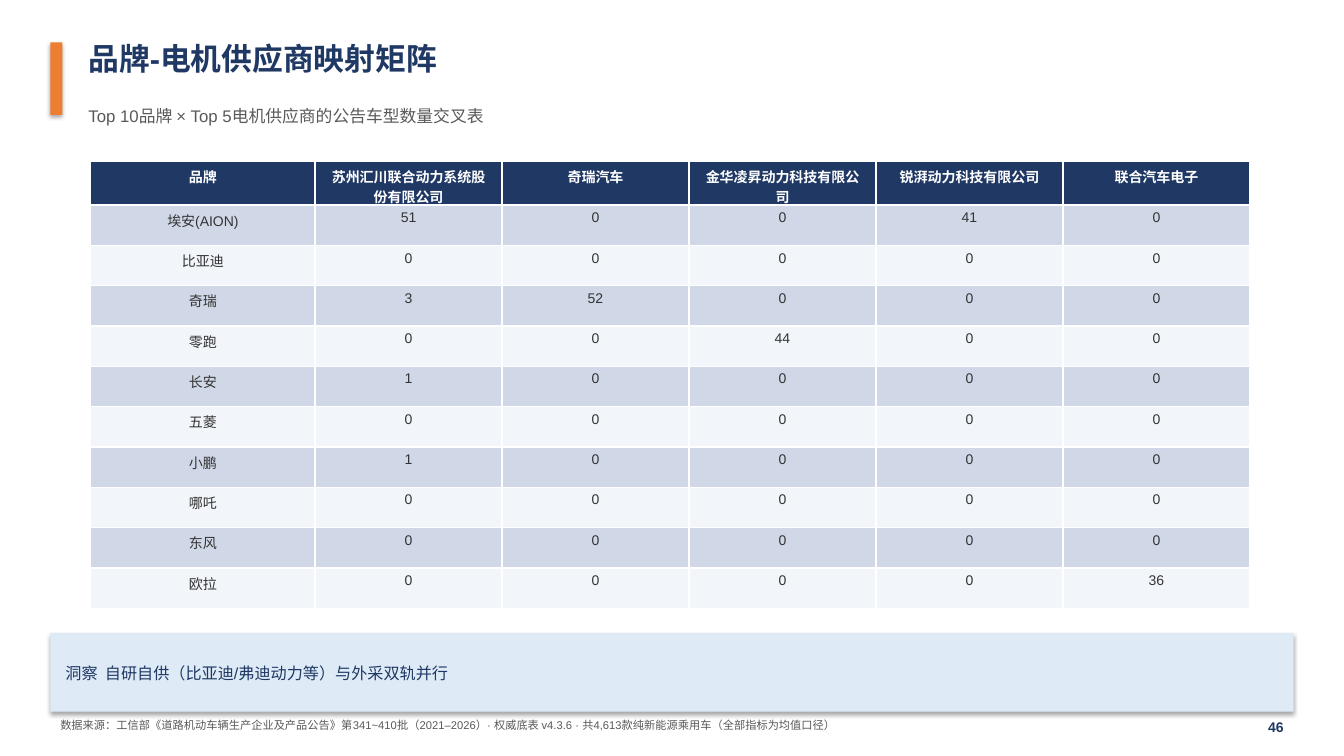
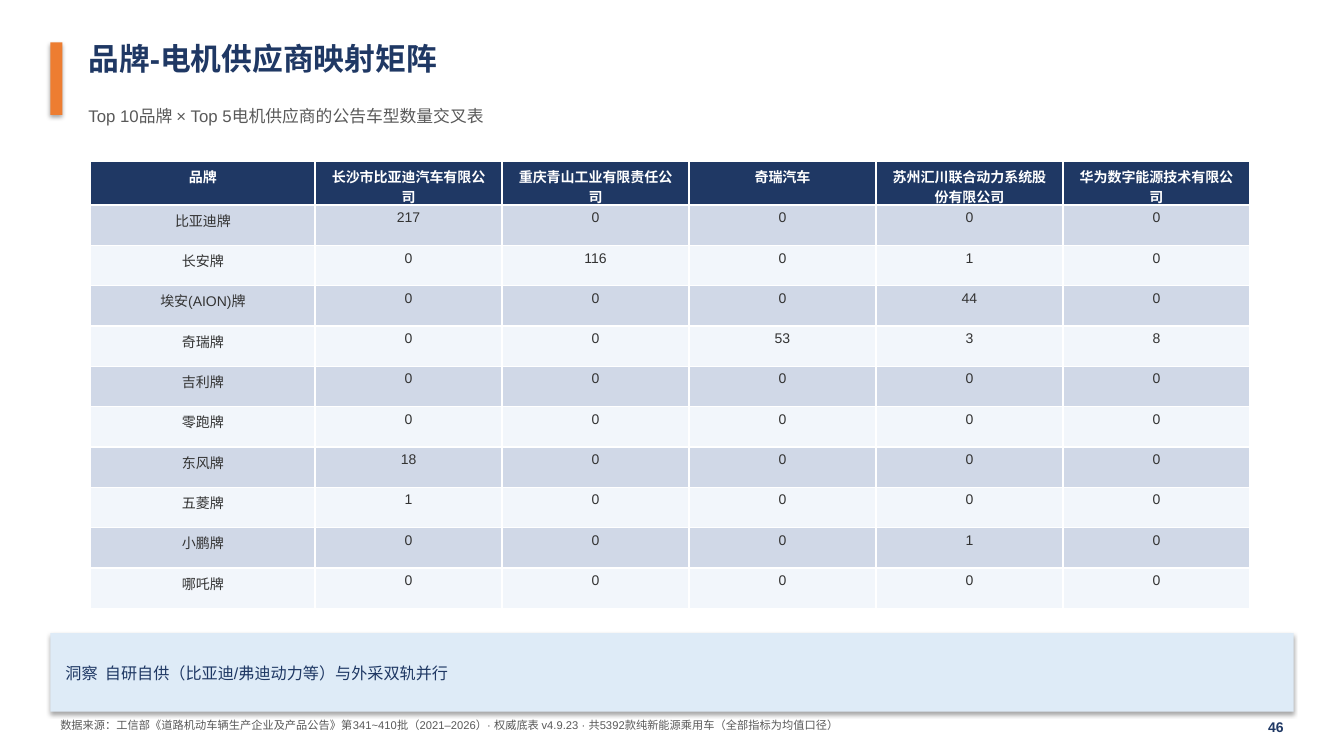
Before and after one commit to coolcat0125/TA-Analysis, a slide deck: slide 47 of NEV公告车型行业分析_演示文稿.pptx. Drawn at 1344x756 pixels with LibreOffice and Linux fonts; fonts in the diff are those of the drawing. Boxes give left, top, right and bottom in pixels: in the first picture for what was removed or moved away, otherwise in the second. Text is boxed around its words. In the diff, an @@ line names an element or a change of style, - is before the commit and + after.

Commit message:
deliverables: v4.9.25 演示文稿数据刷新(67页41图表replace_data+16表格重写+洞察条页内映射容差替换,版式零重建,PowerPoint COM实开+字体零违规+导出目检三验),刷新器build_pptx_refresh_v4924.py可复跑

```diff
--- a/NEV公告车型行业分析_演示文稿.pptx
+++ b/NEV公告车型行业分析_演示文稿.pptx
@@ table at <box>91,161,1248,605</box> @@
-row 1: 品牌 | 苏州汇川联合动力系统股份有限公司 | 奇瑞汽车 | 金华凌昇动力科技有限公司 | 锐湃动力科技有限公司 | 联合汽车电子
+row 1: 品牌 | 长沙市比亚迪汽车有限公司 | 重庆青山工业有限责任公司 | 奇瑞汽车 | 苏州汇川联合动力系统股份有限公司 | 华为数字能源技术有限公司
-row 2: 埃安(AION) | 51 | 0 | 0 | 41 | 0
+row 2: 比亚迪牌 | 217 | 0 | 0 | 0 | 0
-row 3: 比亚迪 | 0 | 0 | 0 | 0 | 0
+row 3: 长安牌 | 0 | 116 | 0 | 1 | 0
-row 4: 奇瑞 | 3 | 52 | 0 | 0 | 0
+row 4: 埃安(AION)牌 | 0 | 0 | 0 | 44 | 0
-row 5: 零跑 | 0 | 0 | 44 | 0 | 0
+row 5: 奇瑞牌 | 0 | 0 | 53 | 3 | 8
-row 6, column 1: 长安
+row 6, column 1: 吉利牌
-row 6, column 2: 1
+row 6, column 2: 0
-row 7, column 1: 五菱
+row 7, column 1: 零跑牌
-row 8, column 1: 小鹏
+row 8, column 1: 东风牌
-row 8, column 2: 1
+row 8, column 2: 18
-row 9, column 1: 哪吒
+row 9, column 1: 五菱牌
-row 9, column 2: 0
+row 9, column 2: 1
-row 10, column 1: 东风
+row 10, column 1: 小鹏牌
-row 10, column 5: 0
+row 10, column 5: 1
-row 11, column 1: 欧拉
+row 11, column 1: 哪吒牌
-row 11, column 6: 36
+row 11, column 6: 0
@@ text at <box>60,719,839,730</box>: text changed @@
-数据来源：工信部《道路机动车辆生产企业及产品公告》第341~410批（2021–2026）· 权威底表 v4.3.6 · 共4,613款纯新能源乘用车（全部指标为均值口径）
+数据来源：工信部《道路机动车辆生产企业及产品公告》第341~410批（2021–2026）· 权威底表 v4.9.23 · 共5392款纯新能源乘用车（全部指标为均值口径）
```
Also in this commit, not shown: 66 other slides changed, 7 other files.
